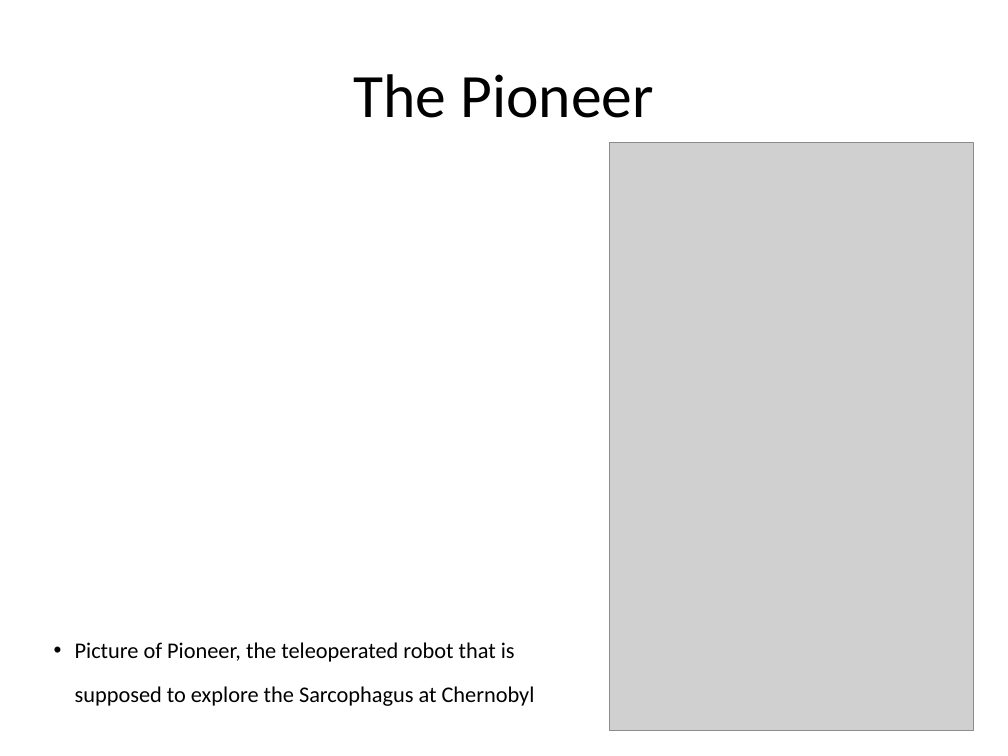
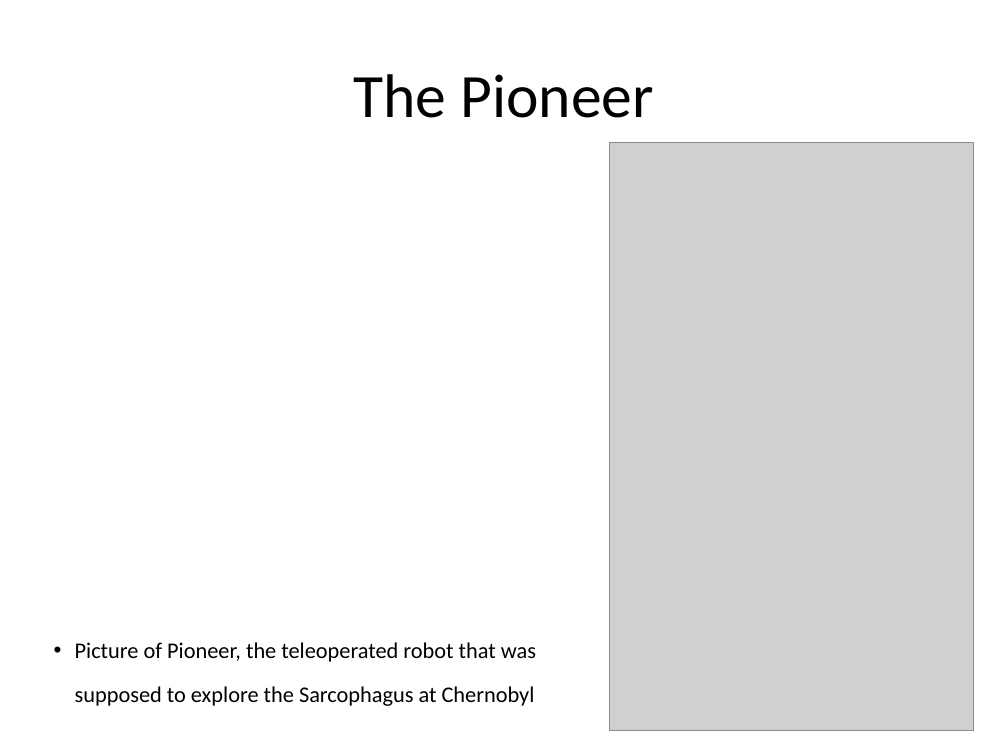
Before and after one commit to amitrokh/CMSC498F, a slide deck: slide 17 of lectures/week_1/Intro.pptx. Drawn at 1008x756 pixels with LibreOffice and Linux fonts; fonts in the diff are those of the drawing; grey boxes stand for pictures. Boxes give left, top, right and bottom in pixels: in the first picture for what was removed or moved away, otherwise in the second. Text is boxed around its words. In the diff, an @@ line names an element or a change of style, - is before the commit and + after.

```diff
--- a/lectures/week_1/Intro.pptx
+++ b/lectures/week_1/Intro.pptx
@@ text at [75,642,536,706]: text changed @@
-• Picture of Pioneer, the teleoperated robot that is supposed to explore the Sarcophagus at Chernobyl
+• Picture of Pioneer, the teleoperated robot that was supposed to explore the Sarcophagus at Chernobyl
```
Also in this commit, not shown: 12 other slides changed.
